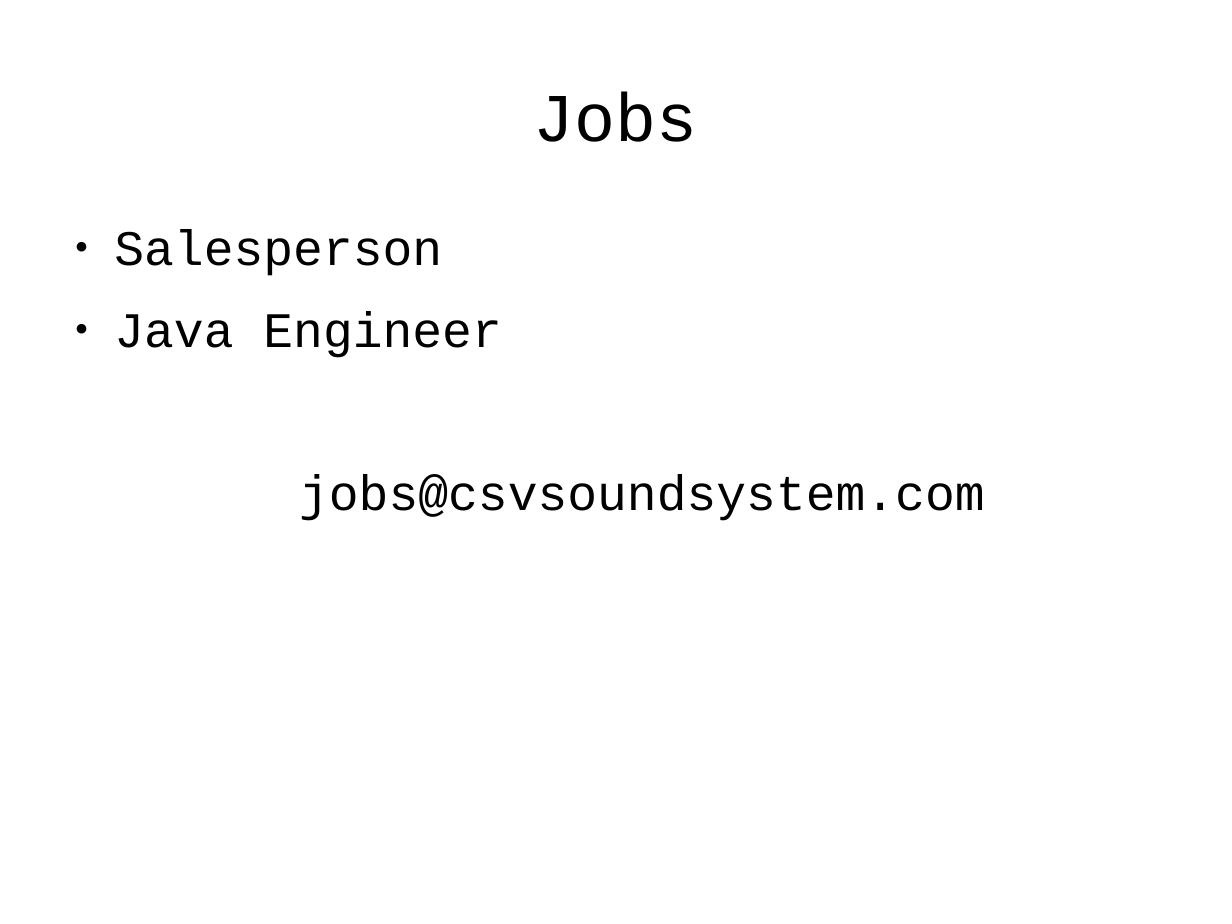
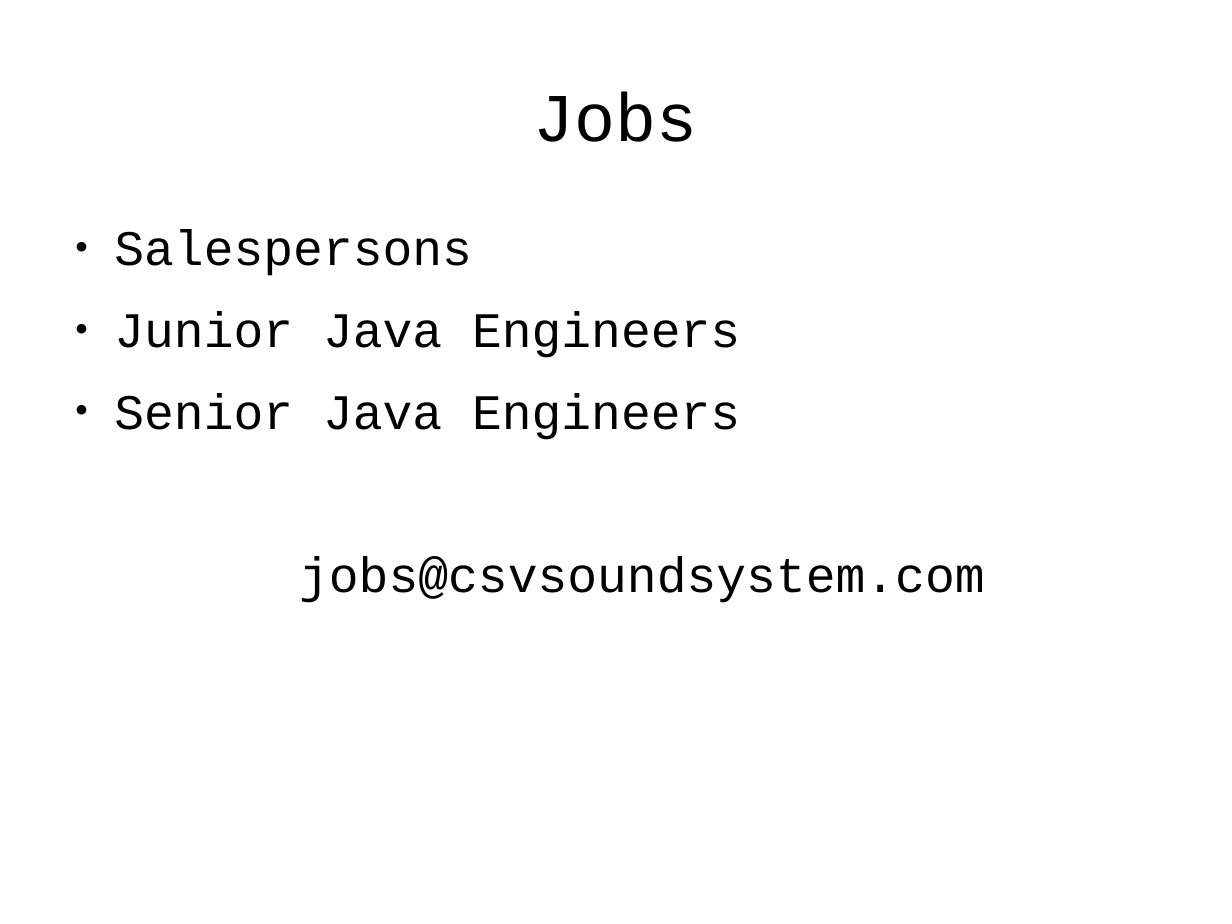
Before and after one commit to tlevine/gastronomification-big-data-talk, a slide deck: slide 35 of big-senses.odp (slide 30 before the commit). Drawn at 1232x924 pixels with LibreOffice and Linux fonts; fonts in the diff are those of the drawing; background and template pictures are left out. Boxes give left, top, right and bottom in pixels: in the first picture for what was removed or moved away, otherwise in the second. Text is boxed around its words. In the diff, an @@ line names an element or a change of style, - is before the commit and + after.

```diff
--- a/big-senses.odp
+++ b/big-senses.odp
@@ text at [114,230,740,440]: text changed @@
-● Salesperson
-● Java Engineer
+● Salespersons
+● Junior Java Engineers
+● Senior Java Engineers
```
Also in this commit, not shown: 1 other slide changed, 5 slides added.
